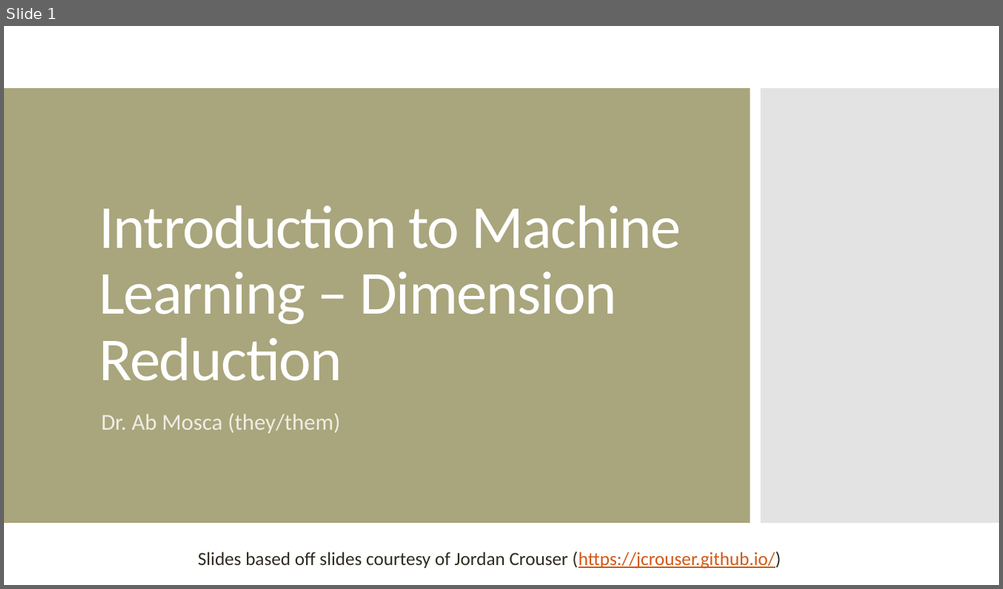
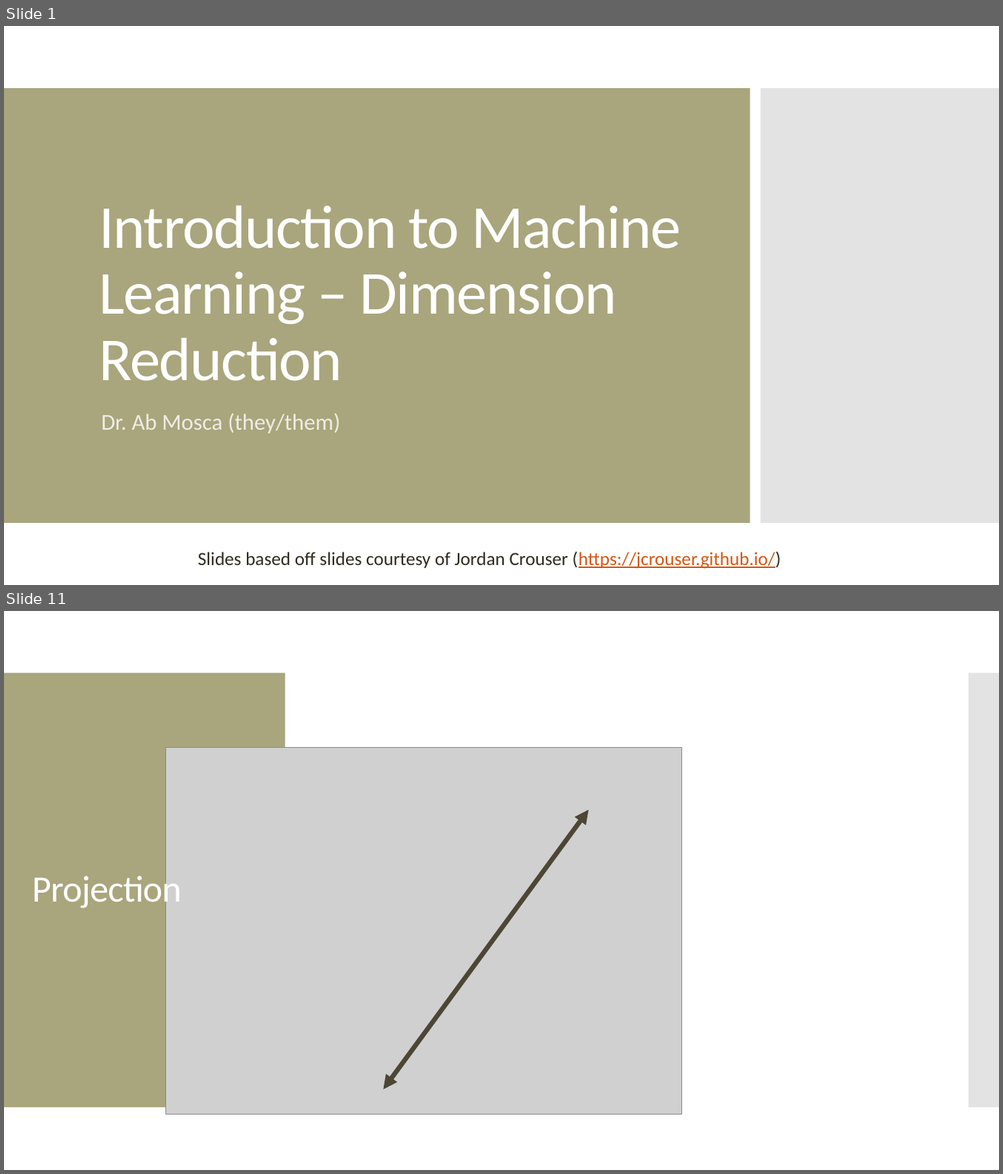
Before and after one commit to amosca01/CAIS380ML-S24, a slide deck: slides/12-dimension-reduction.pptx. Shown one above the other, each under a label of ours: slide 1 before the commit, slides 1 and 11 after it; the slides between them are not shown. The pictures are 1003x589 and 1003x1174 pixels, drawn with LibreOffice and Linux fonts; fonts in the diff are those of the drawing; grey boxes stand for pictures. Boxes give left, top, right and bottom in pixels: in the first picture for what was removed or moved away, otherwise in the second. Text is boxed around its words. In the diff, an @@ line names an element or a change of style, - is before the commit and + after.

```diff
--- a/slides/12-dimension-reduction.pptx
+++ b/slides/12-dimension-reduction.pptx
@@ slide 11 added at bbox=[4, 611, 999, 1170], background #FFFFFF @@
@@ rectangle added at bbox=[4, 673, 285, 1108], fill #A9A57C @@
@@ rectangle added at bbox=[968, 673, 999, 1108], fill #C8C8C8 at 50% opacity @@
@@ picture added at bbox=[166, 748, 683, 1115] @@
@@ double arrow added from (383, 1090) to (588, 810), #4D4635 4.5 pt @@
@@ title added at bbox=[32, 871, 182, 911], 36 pt, text #FFFFFF @@
+Projection
```
Also in this commit, not shown: 2 slides changed, 29 other slides added, 16 slides removed, 14 other files.
